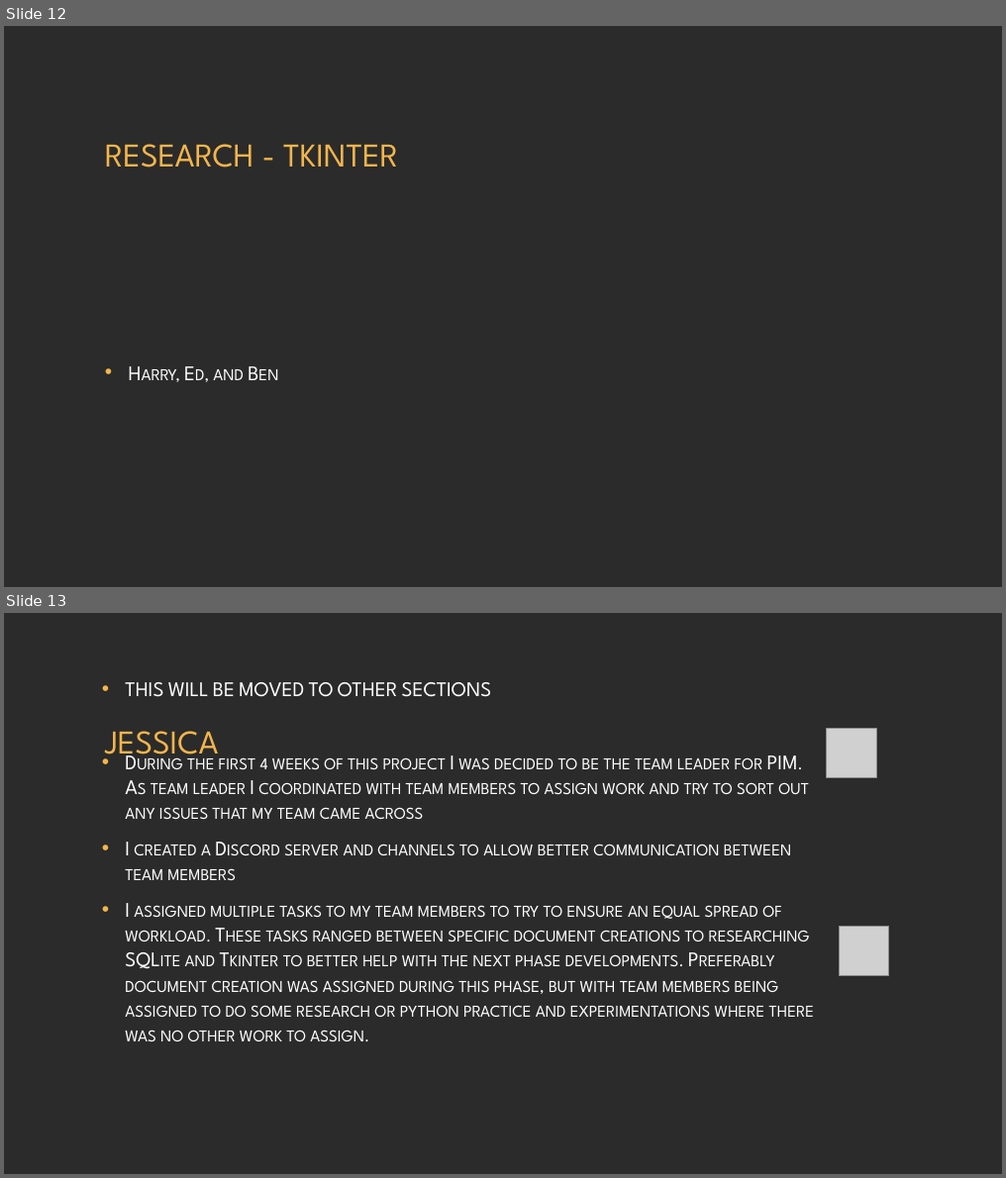
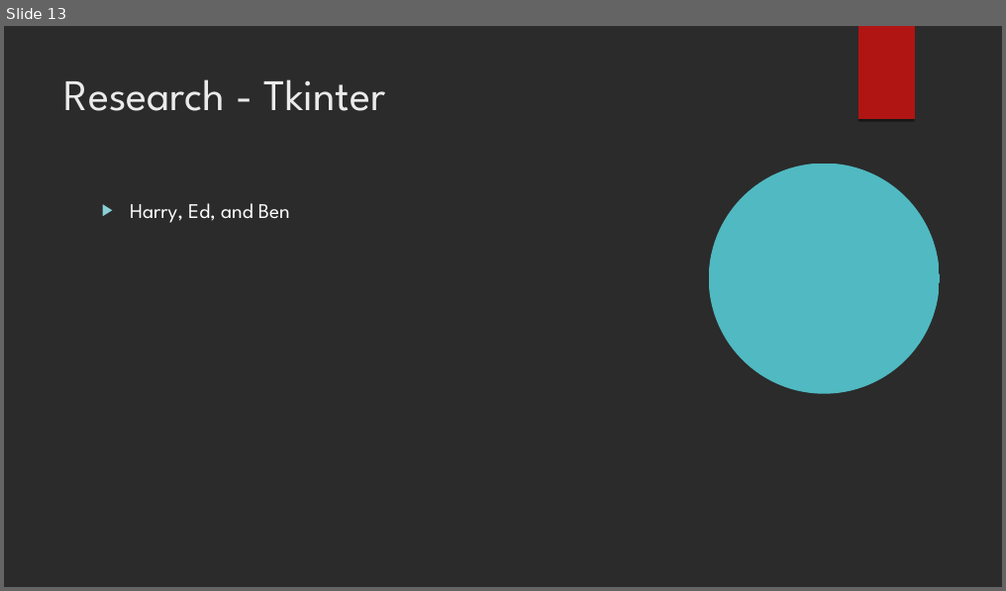
Before and after one commit to BenB33/ProfessionalismTeam2, a slide deck: PIM – Phase 1.odp. Shown one above the other, each under a label of ours: slides 12 and 13 before the commit, slide 13 after it. The pictures are 1006x1178 and 1006x591 pixels, drawn with LibreOffice and Linux fonts; fonts in the diff are those of the drawing; grey boxes stand for pictures; background and template pictures are left out; a plain dark background stands for a picture behind light text. Boxes give left, top, right and bottom in pixels: in the first picture for what was removed or moved away, otherwise in the second. Text is boxed around its words. In the diff, an @@ line names an element or a change of style, - is before the commit and + after.

```diff
--- a/PIM – Phase 1.odp
+++ b/PIM – Phase 1.odp
@@ slide 13 removed at <box>4,613,1002,1174</box>, background picture (left out) @@
@@ text removed at <box>125,682,814,1042</box> @@
-• THIS WILL BE MOVED TO OTHER SECTIONS
-• During the first 4 weeks of this project I was decided to be the team leader for PIM. As team leader I coordinated with team members to assign work and try to sort out any issues that my team came across
-• I created a Discord server and channels to allow better communication between team members
-• I assigned multiple tasks to my team members to try to ensure an equal spread of workload. These tasks ranged between specific document creations to researching SQLite and Tkinter to better help with the next phase developments. Preferably document creation was assigned during this phase, but with team members being assigned to do some research or python practice and experimentations where there was no other work to assign.
@@ title removed at <box>105,731,219,764</box> @@
-JESSICA
@@ picture removed at <box>827,728,877,778</box> @@
@@ picture removed at <box>840,926,890,976</box> @@
@@ what was slide 12 is now slide 13 @@
@@ slide 13 changed as well @@
@@ freeform shape added at <box>858,26,915,120</box>, fill #B01513 @@
@@ title "Research - Tkinter" at <box>64,79,385,111</box>: vertical alignment middle to top @@
@@ title at <box>64,79,385,111</box>: text changed; size 32 to 42 pt; text colour #F4B54B to #EBEBEB @@
-RESEARCH - TKINTER
+Research - Tkinter
@@ freeform shape added at <box>709,163,939,393</box>, fill #50B9C1 @@
@@ text "Harry, Ed, and Ben": place and size @@
-text "Harry, Ed, and Ben" at <box>213,370,244,380</box>
+text "Harry, Ed, and Ben" at <box>130,203,290,223</box>
@@ text "Harry, Ed, and Ben" at <box>130,203,290,223</box>: small capitals off; bullet • to ▶; less space between paragraphs; bullet colour #F4B54B to #8AD0D6; vertical alignment middle to top @@
```
Also in this commit, not shown: 7 other slides changed, 5 slides added, 4 other slides removed, 1 other file.
